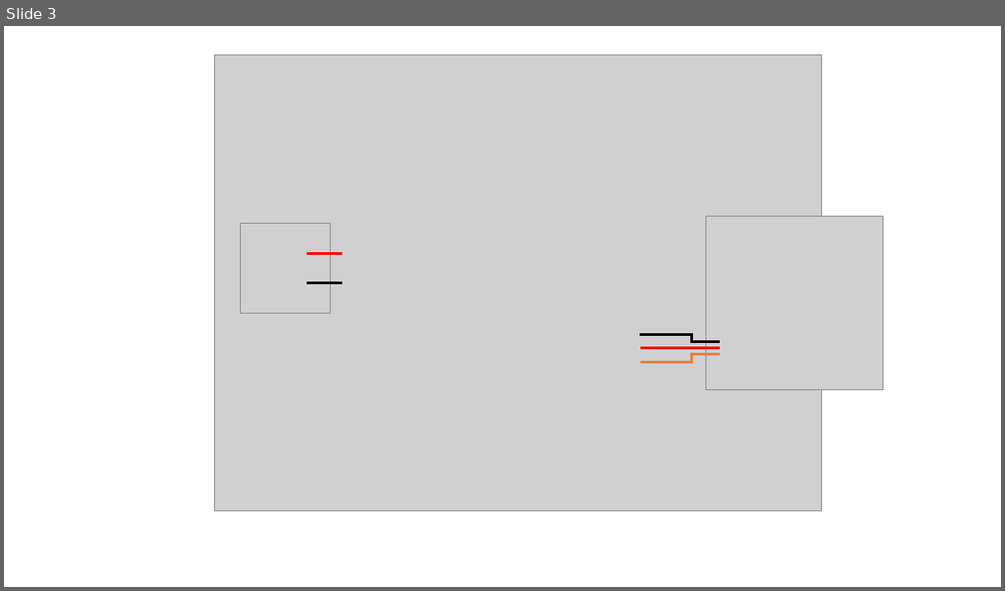
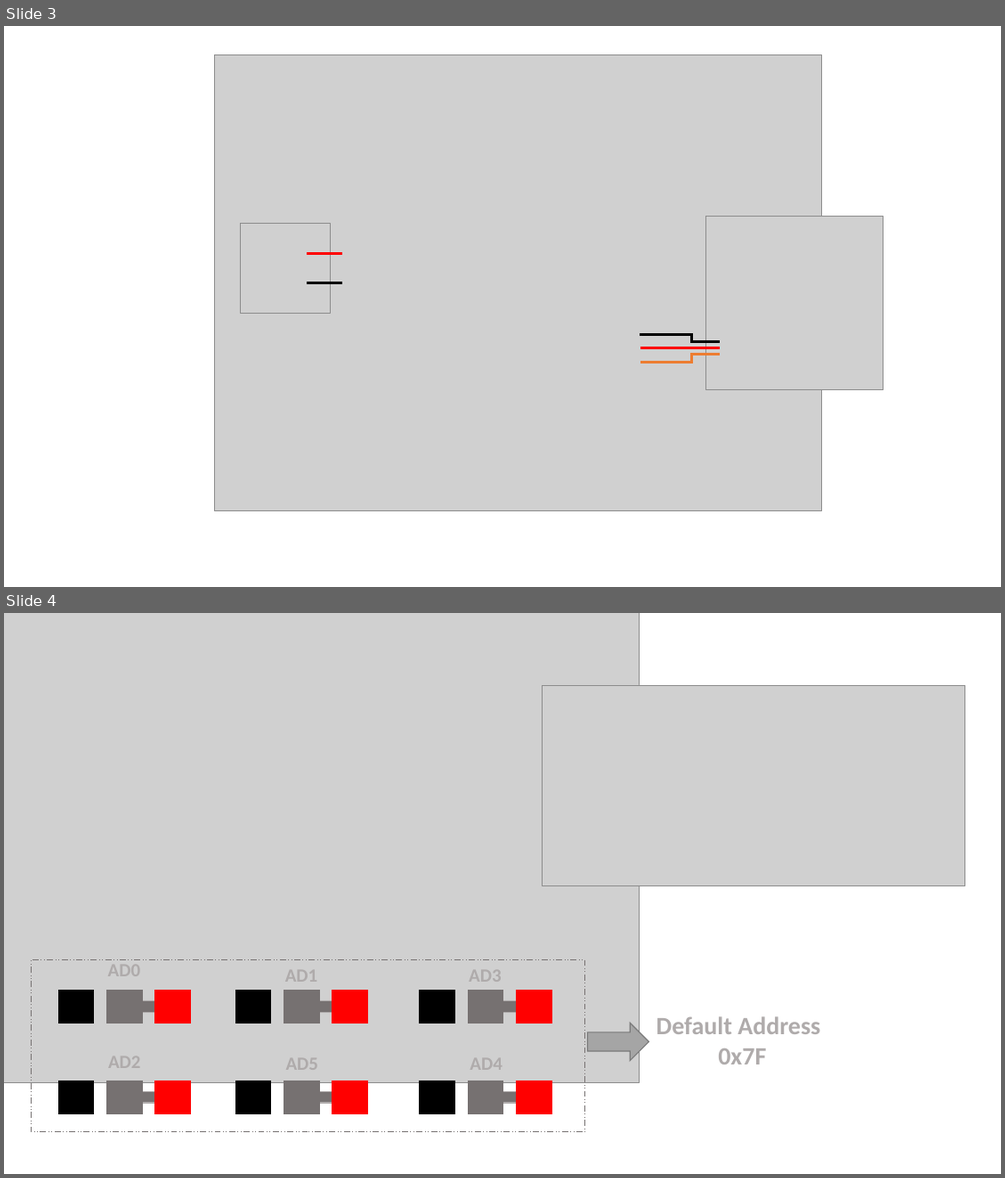
Before and after one commit to SeeedDocument/Grove-16-Channel_PWM_Driver-PCA9685, a slide deck: img/pin-out/pin_map.pptx. Shown one above the other, each under a label of ours: slide 3 before the commit, slides 3 and 4 after it. The pictures are 1005x591 and 1005x1178 pixels, drawn with LibreOffice and Linux fonts; fonts in the diff are those of the drawing; grey boxes stand for pictures. Boxes give left, top, right and bottom in pixels: in the first picture for what was removed or moved away, otherwise in the second. Text is boxed around its words. In the diff, an @@ line names an element or a change of style, - is before the commit and + after.

```diff
--- a/img/pin-out/pin_map.pptx
+++ b/img/pin-out/pin_map.pptx
@@ slide 4 added at [4,613,1001,1174], background #FFFFFF @@
@@ picture added at [4,613,639,1083] @@
@@ picture added at [542,685,965,885] @@
@@ text added at [108,959,141,982], 18 pt, text #AFABAB, bold @@
+AD0
@@ rectangle added at [31,960,585,1132], outline #767171 0.75 pt dashed @@
@@ text added at [285,965,318,988], 18 pt, text #AFABAB, bold @@
+AD1
@@ text added at [469,965,502,988], 18 pt, text #AFABAB, bold @@
+AD3
@@ group added at [58,989,190,1022]: 4 rectangles @@
@@ group added at [235,989,367,1022]: 4 rectangles @@
@@ group added at [420,989,551,1022]: 4 rectangles @@
@@ right arrow added at [587,1022,648,1060], fill #A5A5A5, outline #7A7A7A 1 pt @@
@@ text added at [656,1016,820,1064], 24 pt, text #AFABAB, bold @@
+Default Address
+0x7F
@@ text added at [108,1051,141,1074], 18 pt, text #AFABAB, bold @@
+AD2
@@ text added at [286,1053,319,1076], 18 pt, text #AFABAB, bold @@
+AD5
@@ text added at [469,1052,502,1075], 18 pt, text #AFABAB, bold @@
+AD4
@@ group added at [58,1080,190,1113]: 4 rectangles @@
@@ group added at [235,1080,367,1113]: 4 rectangles @@
@@ group added at [420,1080,551,1113]: 4 rectangles @@
```
Also in this commit, not shown: 2 other files.
